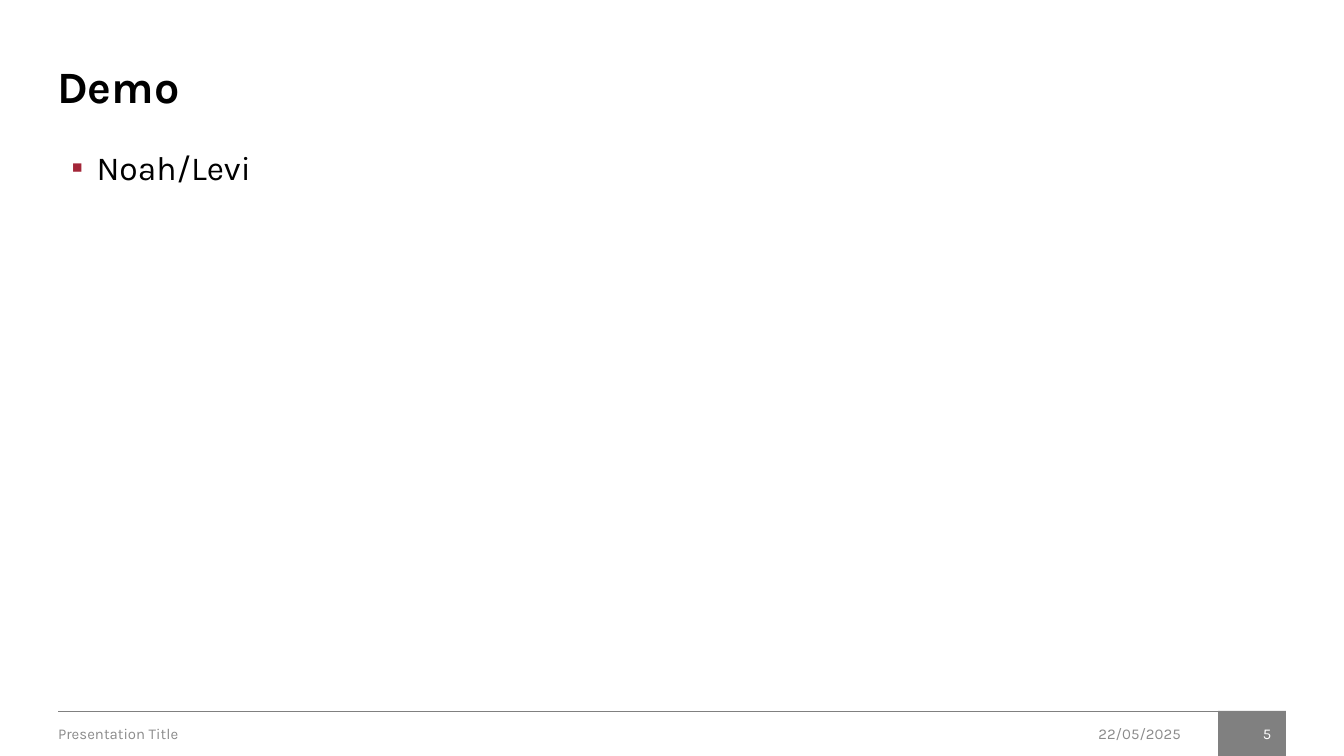
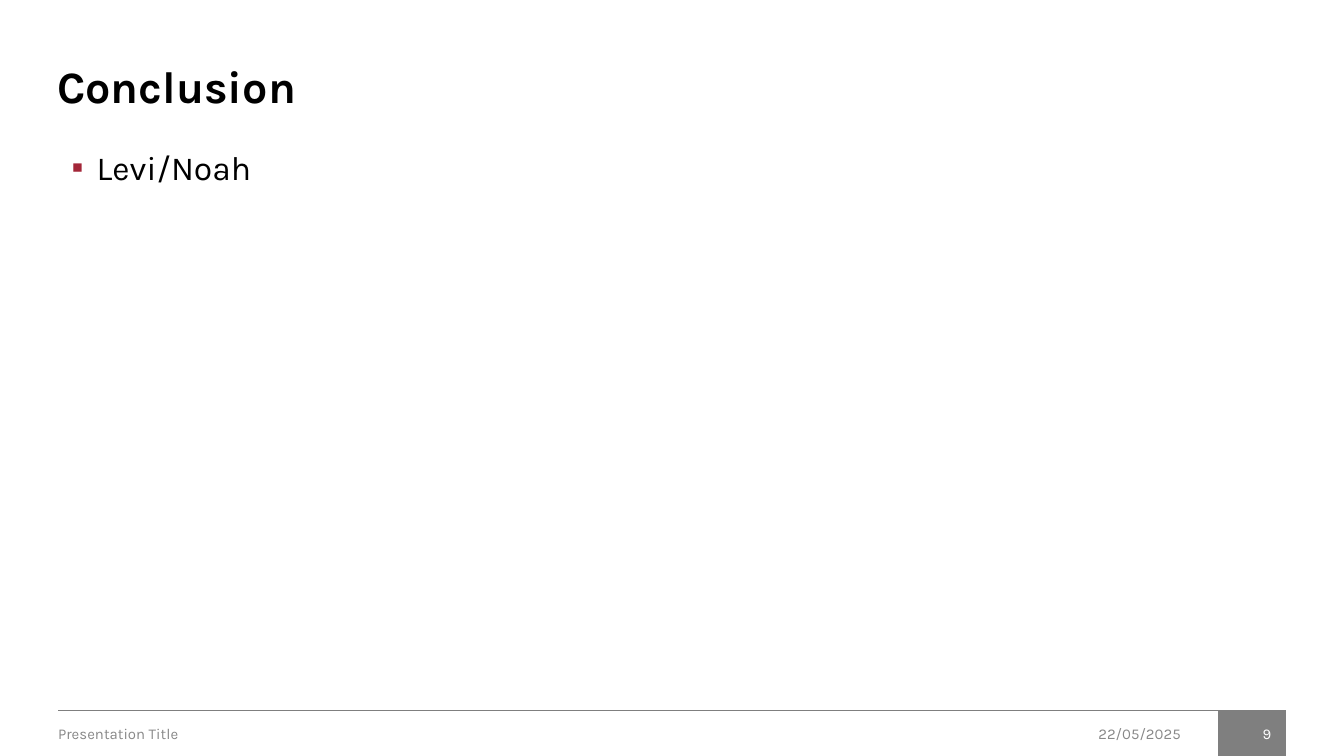
Before and after one commit to brickie-Noah/Lida-project, a slide deck: slide 9 of Presentation.pptx (slide 5 before the commit). Drawn at 1344x756 pixels with LibreOffice and Linux fonts; fonts in the diff are those of the drawing. Boxes give left, top, right and bottom in pixels: in the first picture for what was removed or moved away, otherwise in the second. Text is boxed around its words. In the diff, an @@ line names an element or a change of style, - is before the commit and + after.

Commit message:
Update presentation.pptx
done: related work, goal and method
missing: user study, discussion, conclusion

```diff
--- a/Presentation.pptx
+++ b/Presentation.pptx
@@ title at (57, 71, 296, 104): text changed @@
-Demo
+Conclusion
@@ text at (97, 155, 251, 183): text changed @@
-▪ Noah/Levi
+▪ Levi/Noah
@@ rectangle at (1218, 711, 1285, 756): fill #808080 to #7F7F7F @@
@@ page number at (1263, 729, 1272, 739): text changed @@
-5
+9
```
Also in this commit, not shown: 4 other slides changed, 3 slides added, 2 slides removed.
